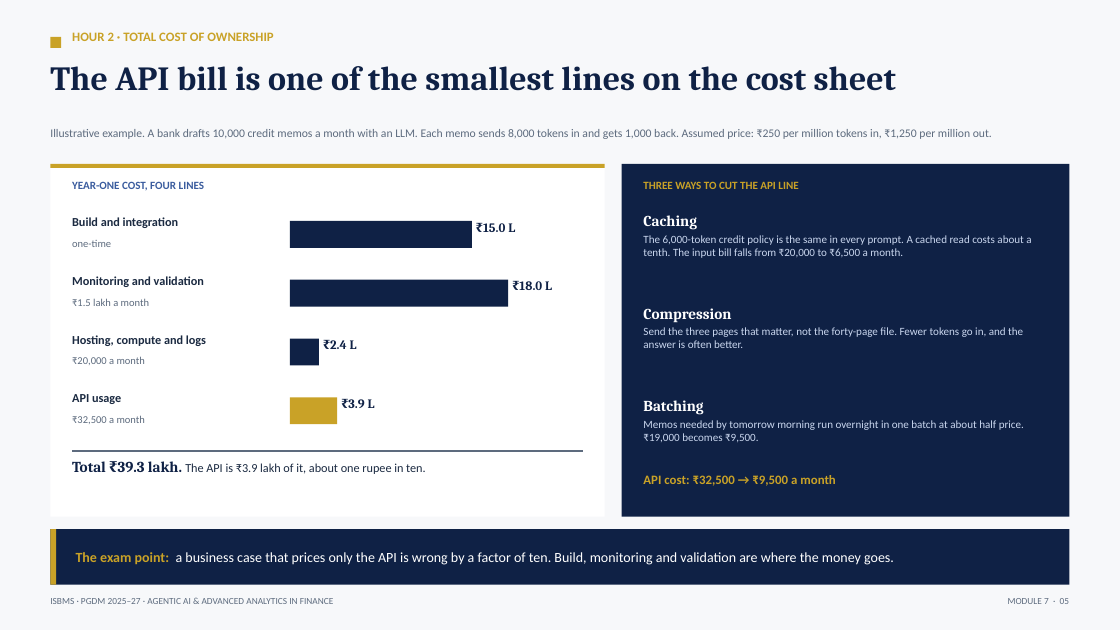
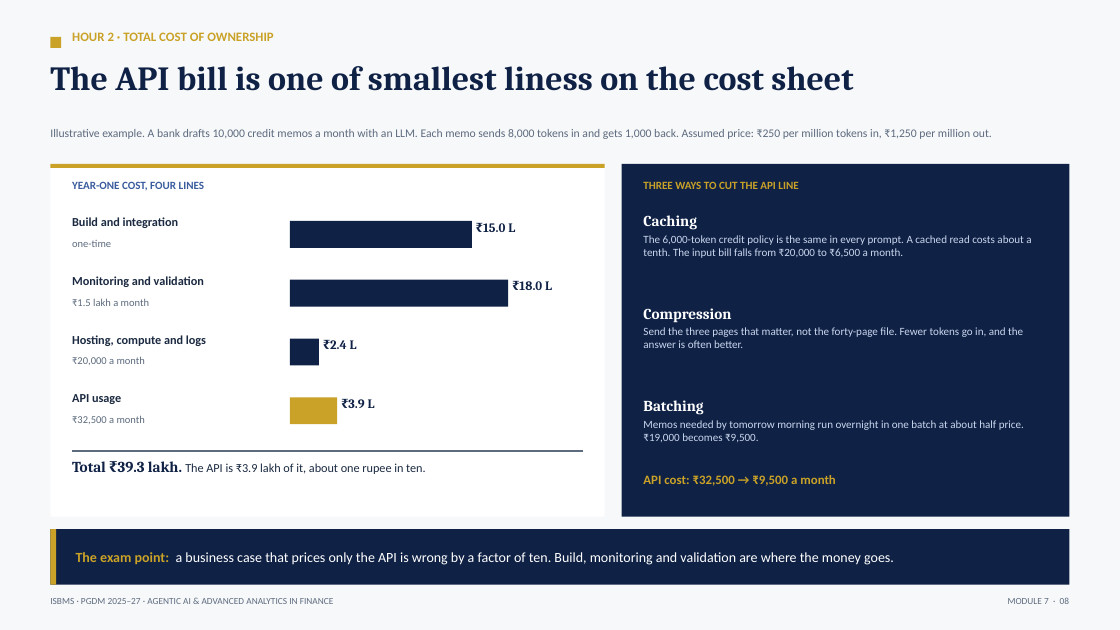
Before and after one commit to tejasgjadhav/AIFINANCE, a slide deck: slide 8 of slides/Module-07-AI-Governance-Security-Cost.pptx (slide 5 before the commit). Drawn at 1120x630 pixels with LibreOffice and Linux fonts; fonts in the diff are those of the drawing. Boxes give left, top, right and bottom in pixels: in the first picture for what was removed or moved away, otherwise in the second. Text is boxed around its words. In the diff, an @@ line names an element or a change of style, - is before the commit and + after.

```diff
--- a/slides/Module-07-AI-Governance-Security-Cost.pptx
+++ b/slides/Module-07-AI-Governance-Security-Cost.pptx
@@ text at (50,66,853,91): text changed @@
-The API bill is one of the smallest lines on the cost sheet
+The API bill is one of smallest liness on the cost sheet
```
Also in this commit, not shown: 5 other slides changed, 4 slides added, 1 slide removed, 3 other files.
